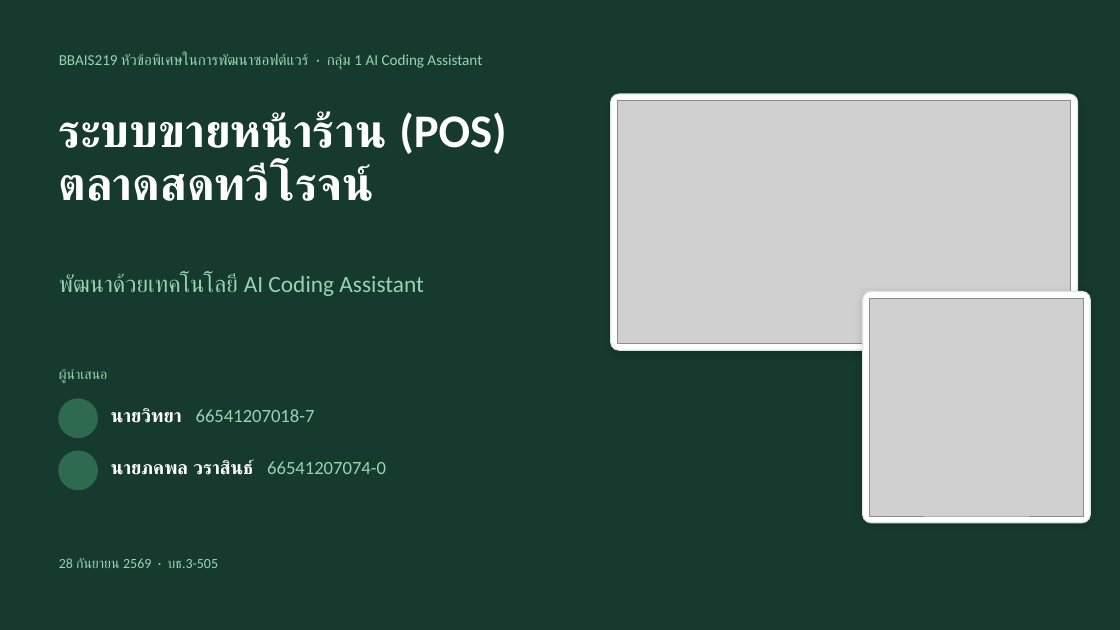
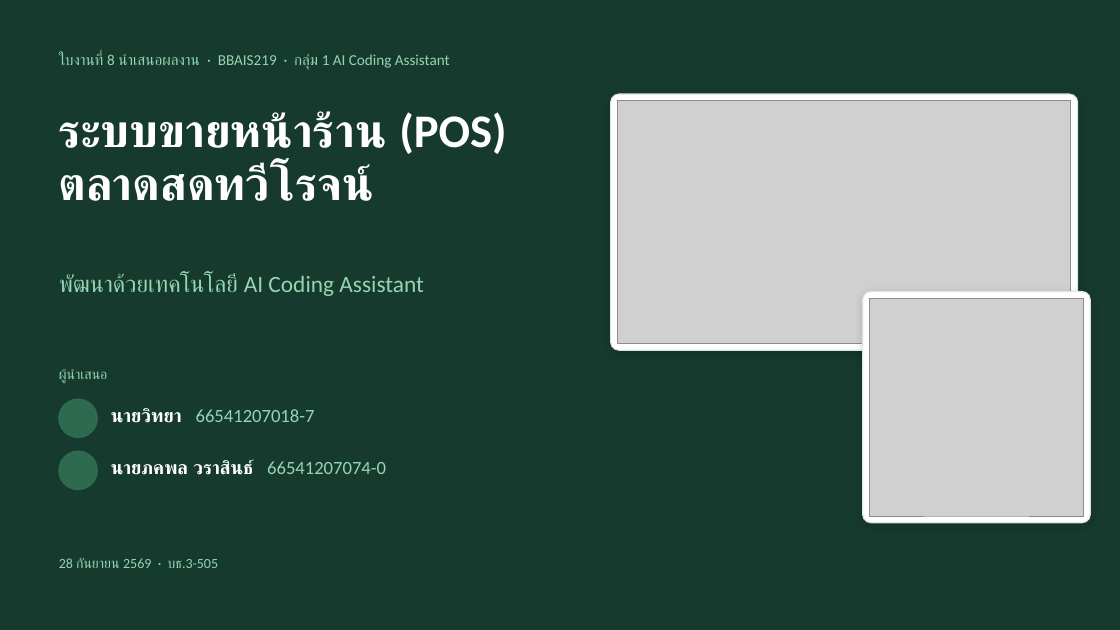
Before and after one commit to wittayaaasei-eng/thawirot-pos, a slide deck: slide 1 of ใบงานที่8_สไลด์นำเสนอ.pptx. Drawn at 1120x630 pixels with LibreOffice and Linux fonts; fonts in the diff are those of the drawing; grey boxes stand for pictures; background and template pictures are left out. Boxes give left, top, right and bottom in pixels: in the first picture for what was removed or moved away, otherwise in the second. Text is boxed around its words. In the diff, an @@ line names an element or a change of style, - is before the commit and + after.

```diff
--- a/ใบงานที่8_สไลด์นำเสนอ.pptx
+++ b/ใบงานที่8_สไลด์นำเสนอ.pptx
@@ text at (x1=59, y1=53, x2=450, y2=70): text changed @@
-BBAIS219 หัวข้อพิเศษในการพัฒนาซอฟต์แวร์ · กลุ่ม 1 AI Coding Assistant
+ใบงานที่ 8 นำเสนอผลงาน · BBAIS219 · กลุ่ม 1 AI Coding Assistant
```
Also in this commit, not shown: 12 other slides changed, 1 slide added.
